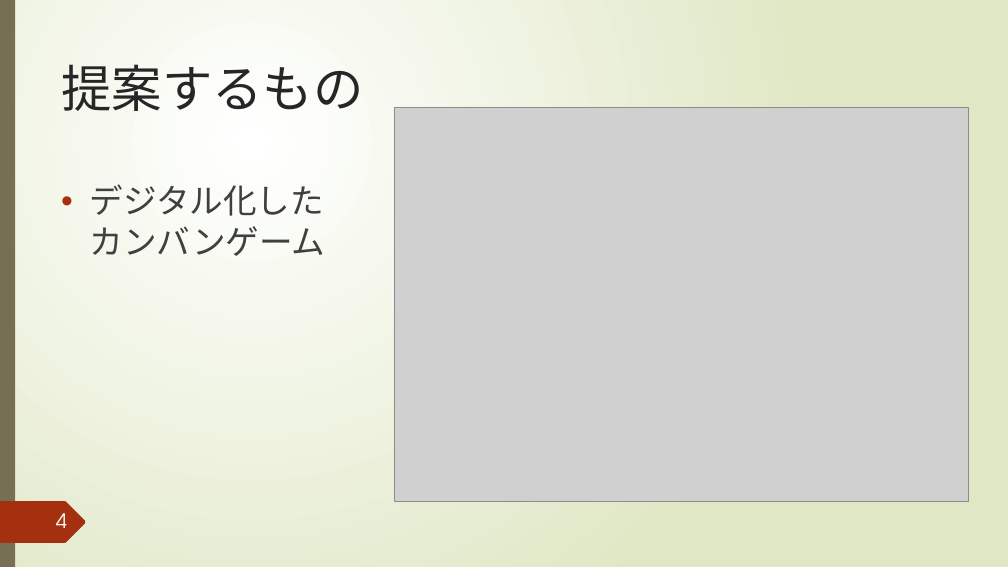
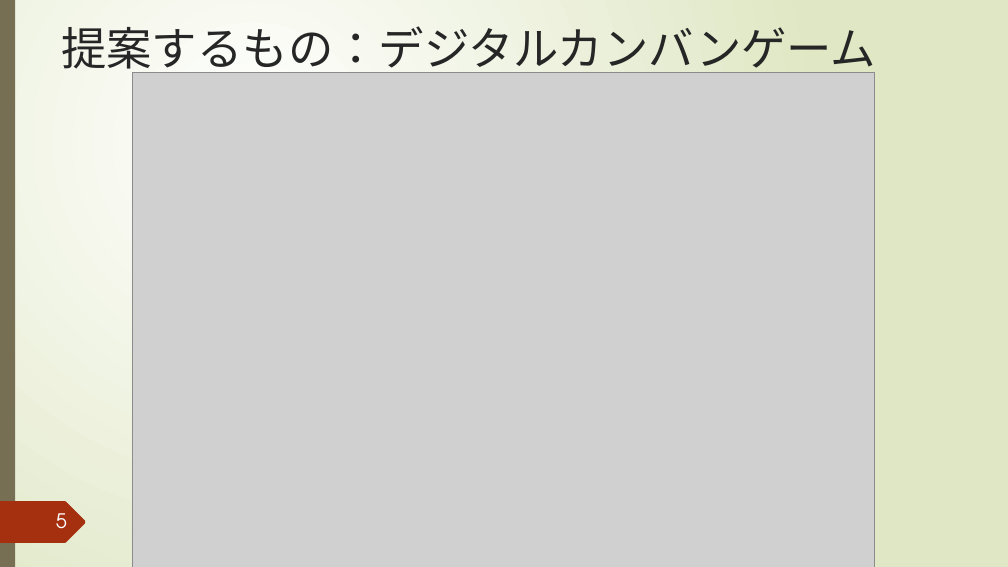
Before and after one commit to igakilab/sotuken_maeda, a slide deck: slide 5 of 中間発表.pptx (slide 4 before the commit). Drawn at 1008x567 pixels with LibreOffice and Linux fonts; fonts in the diff are those of the drawing; grey boxes stand for pictures. Boxes give left, top, right and bottom in pixels: in the first picture for what was removed or moved away, otherwise in the second. Text is boxed around its words. In the diff, an @@ line names an element or a change of style, - is before the commit and + after.

```diff
--- a/中間発表.pptx
+++ b/中間発表.pptx
@@ title at (x1=61, y1=26, x2=876, y2=77): text changed; size 48 to 43.2 pt @@
-提案するもの
+提案するもの：デジタルカンバンゲーム
@@ picture added at (x1=132, y1=73, x2=874, y2=567) @@
@@ picture removed at (x1=394, y1=107, x2=969, y2=501) @@
@@ text removed at (x1=90, y1=184, x2=326, y2=256) @@
-• デジタル化したカンバンゲーム
@@ page number at (x1=56, y1=513, x2=67, y2=529): text changed @@
-4
+5
```
Also in this commit, not shown: 4 other slides changed, 1 slide added.
